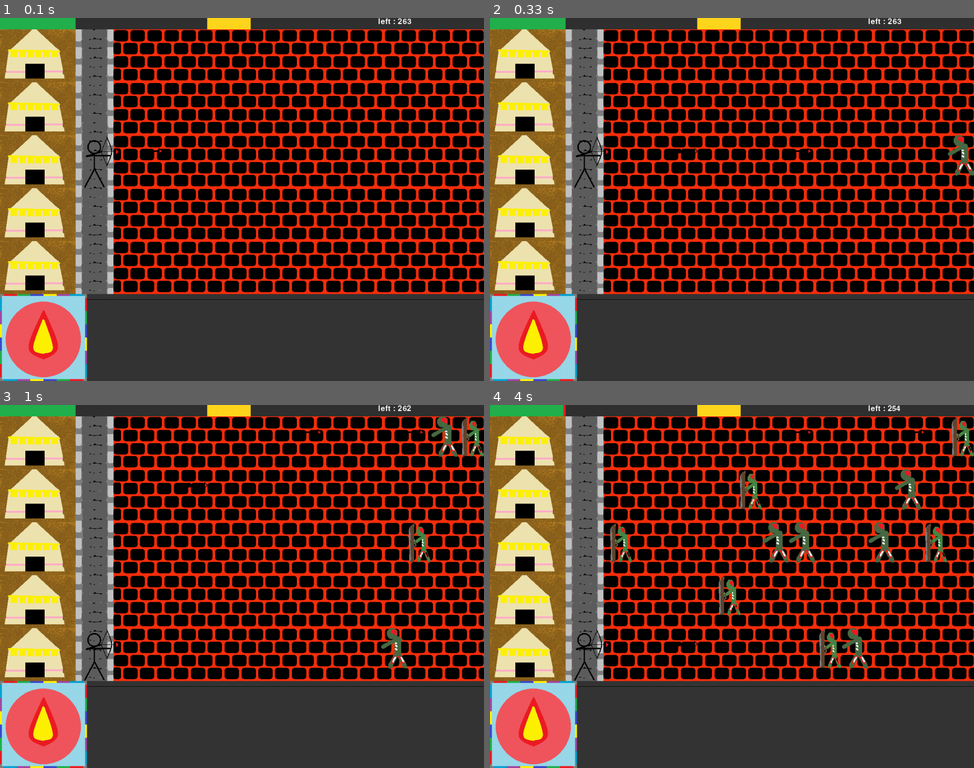
Above: before the commit, frames 1-4 (two rows, left to right).
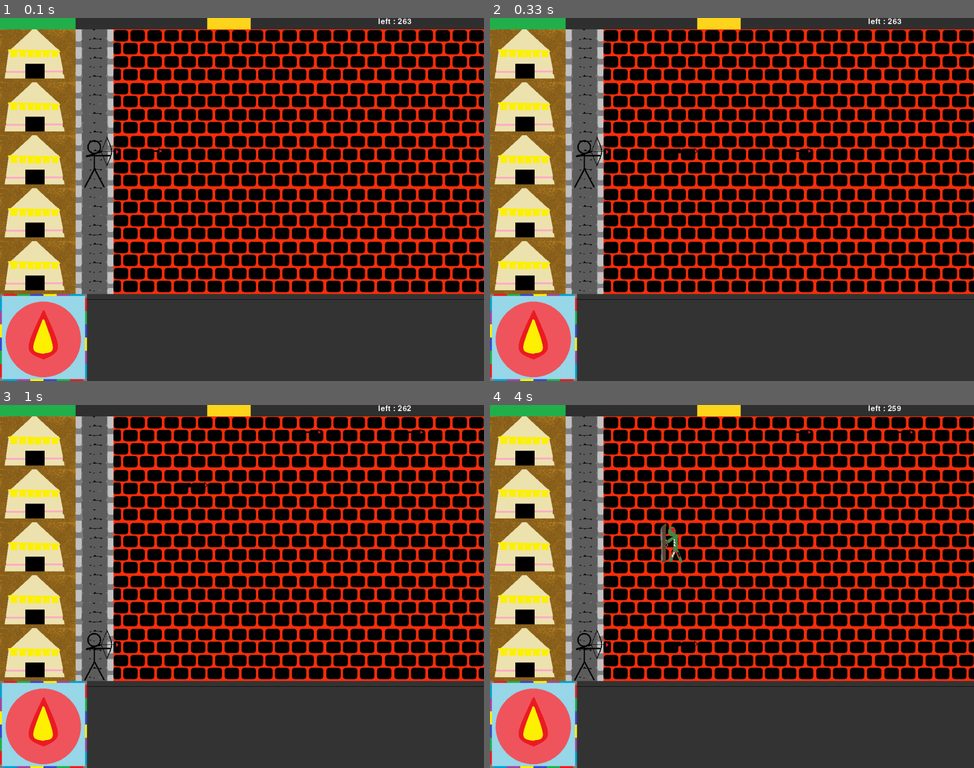
Above: after the commit, the same moments.

Repository: AntsThatWander/ERICA_Defend_6Elements
Game: pygame game, started from new_pygame.py
Same seed, same stepped clock (60 frames per second), same inputs: the game is played once before the commit and once after it.
Inputs:
- Up to frame 1 (0.1 s): no input
- Up to frame 2 (0.33 s): no input
- Up to frame 3 (1 s): hold Up 0.33-0.8 s; hold Down from 0.83 s (still down)
- Up to frame 4 (4 s): release Down at 1.13 s; hold Up 1.17-1.53 s; hold Down 1.57-1.93 s; hold Up 1.97-2.27 s; hold Down 2.3-2.6 s; hold Up 2.63-3 s; hold Down 3.03-3.4 s; hold Up 3.43-3.73 s; hold Down from 3.77 s (still down)

Frame 1 is identical in both runs. In frame 2, 0.2% of the frame differs, in the area x 94-100%, y 32-44%; in frame 3, 1.0%; in frame 4, 3.0%, in the area x 15-100%, y 0-73%.

Commit message:
some changes

Diff:
--- a/monster.py
+++ b/monster.py
@@ -40,6 +40,10 @@
         return False
     def is_ranged(self):
         return False
+    def is_buffer(self):
+        return False
+    def setshield(self, shield):
+        self.shield += shield
 
 class ling(monster):
     def __init__(self, hp):
@@ -48,7 +52,7 @@
 
 class sting(monster):
     def __init__(self, hp, weight, height):
-        super().__init__(images.Lv0_monster()['sting'], 1, 7, 0)
+        super().__init__(images.Lv0_monster()['sting'], 1, 20, 0)
         self.hp = hp
         self.weight = weight
         self.height = height
@@ -56,7 +60,7 @@
 
 class ball(monster):
     def __init__(self, hp, weight, height):
-        super().__init__(images.Lv0_monster()['ball'], 3, 10, 0)
+        super().__init__(images.Lv0_monster()['ball'], 3, 30, 0)
         self.hp = hp
         self.weight = weight
         self.height = height
@@ -85,7 +89,7 @@
         return True
 
 class crawler(monster):
-    rate = 50
+    rate = 80
     def __init__(self, hp):
         super().__init__(images.Lv2_monster()['crawler'], 2, 3, 0)
         self.hp = hp
@@ -106,9 +110,9 @@
             self.count = 0
 
 class cannon(monster):
-    rate = 80
+    rate = 300
     def __init__(self, hp):
-        super().__init__(images.Lv3_monster()['cannon'], 3, 1, 5)
+        super().__init__(images.Lv3_monster()['cannon'], 20, 1, 5)
         self.hp = hp
         self.count = 0
     def move(self):
@@ -127,9 +131,22 @@
             self.count = 0
 
 class seer(monster):
+    rate = 50
     def __init__(self, hp):
-        super().__init__(images.Lv3_monster()['seer'], 3, 10, 0)
+        super().__init__(images.Lv3_monster()['seer'], 3, 3, 0)
         self.hp = hp
+        self.count = 0
+    def move(self):
+        self.weight = self.weight - self.mv
+        self.count += 1
+    def is_buffer(self):
+        return True
+    def burf(self):
+        if(self.count == self.rate):
+            count = 0
+            return 1
+        else :
+            return 0
 
 class black(monster):
     def __init__(self, hp, height):
--- a/new_pygame.py
+++ b/new_pygame.py
@@ -38,7 +38,7 @@
 #화살
 arrows = []
 #몬스터 등장 시간
-bad_rate = 10
+bad_rate = 40
 bad_count = 0
 #몬스터 리스트
 badguys = []
@@ -46,7 +46,8 @@
 seebadguys = []
 #몬스터 탄환
 monarrow = []
-
+#버프 횟수
+burf = 0
 #성 체력
 healthvalue = 200
 #wave
@@ -179,15 +180,23 @@
         badrect = pygame.Rect(badguy.image.get_rect())
         badrect.top = badguy.height
         badrect.left = badguy.weight
+        #버프 받음
+        if burf > 0 :
+            badguy.setshield(1)
+            burf -= 1
+            print("burf!")
         #성 공격
         if badrect.left < 300:
             healthvalue -= badguy.getad()
             seebadguys.pop(windex)
+            left -= 1
         else :
             badguy.move()
             if(badguy.is_ranged()):
                 badguy.ranged(monarrow)
                 monarrow_count = 0
+            if(badguy.is_buffer()):
+                burf += badguy.burf()
         #화살과의 충돌
         bindex = 0
         for bullet in arrows:
